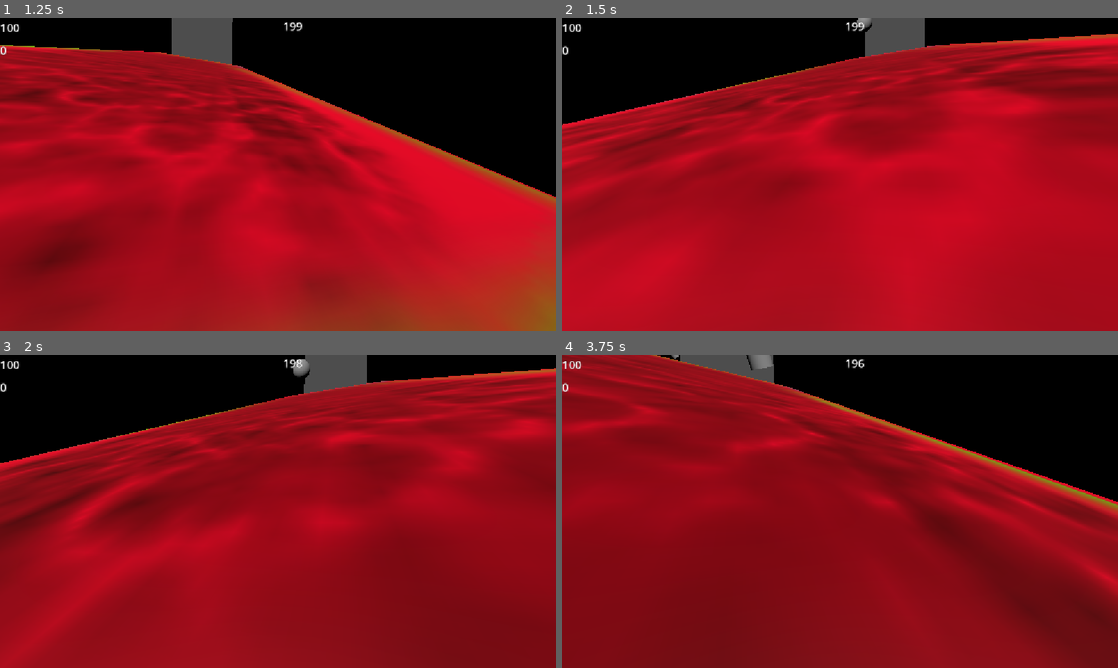
Above: before the commit, frames 1-4 (two rows, left to right).
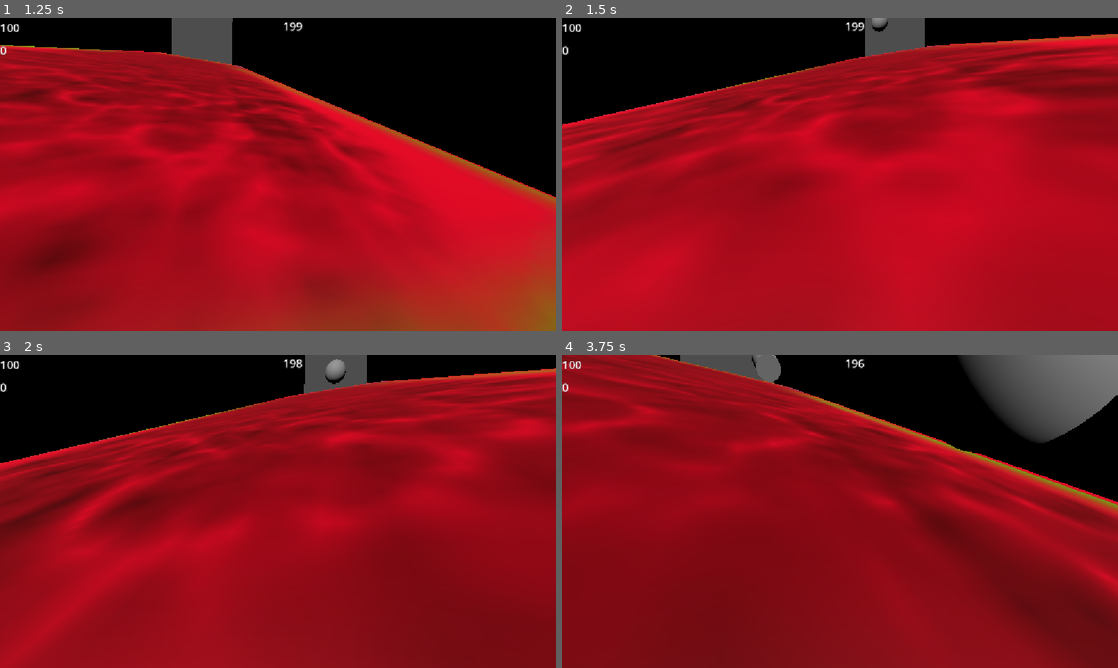
Above: after the commit, the same moments.

Repository: joeclarke9951/running-up-that-hill
Game: Godot game, scene res://Scenes/gameplay_scene.tscn
The game is run twice, just before and just after one commit, with the same random seed, the same clock (stepped at 60 frames per second) and the same inputs.
Inputs (mouse positions are in pixels of both pictures, inside the frame that each line leads up to):
- Up to frame 1 (1.25 s): tap Enter at 0.5 s; move the mouse to (305, 174) at 0.52 s; hold W (forward) from 0.53 s (still down); tap Shift (sprint) at 0.6 s; tap Space (jump) at 0.77 s
- Up to frame 2 (1.5 s): keep holding W (forward); move the mouse to (812, 174) at 1.27 s; tap Shift (sprint) at 1.35 s
- Up to frame 3 (2 s): keep holding W (forward); tap Space (jump) at 1.52 s
- Up to frame 4 (3.75 s): keep holding W (forward); move the mouse to (851, 505) at 2.02 s; tap Shift (sprint) at 2.1, 2.85, 3.6 s; move the mouse to (834, 517) at 2.77 s; tap Space (jump) at 3.02 s; move the mouse to (878, 514) at 3.52 s

Frame 1 is identical in both runs. In frame 2, 0.1% of the frame differs, in the area x 53-59%, y 0-5%; in frame 3, 0.3%; in frame 4, 5.8%, in the area x 19-100%, y 0-32%.

Commit message:
trash is shot in slight directions not just straight down

Diff:
--- /dev/null
+++ b/Assets/Materials/trash_ball_physics_material.tres
@@ -0,0 +1,4 @@
+[gd_resource type="PhysicsMaterial" format=3 uid="uid://21cpwq25c51q"]
+
+[resource]
+bounce = 0.2
--- /dev/null
+++ b/Assets/Materials/trash_barrel_physics_material.tres
@@ -0,0 +1,4 @@
+[gd_resource type="PhysicsMaterial" format=3 uid="uid://beoyvs7ktdrn2"]
+
+[resource]
+bounce = 0.5
--- /dev/null
+++ b/Assets/Materials/trash_cube_physics_material.tres
@@ -0,0 +1,4 @@
+[gd_resource type="PhysicsMaterial" format=3 uid="uid://sf42j2wcbs6"]
+
+[resource]
+bounce = 0.5
--- a/Assets/Materials/trash_physics_material.tres
+++ /dev/null
@@ -1,4 +0,0 @@
-[gd_resource type="PhysicsMaterial" format=3 uid="uid://cyhwtedf5nmpb"]
-
-[resource]
-bounce = 0.5
--- /dev/null
+++ b/Assets/Materials/trash_pole_physics_material.tres
@@ -0,0 +1,4 @@
+[gd_resource type="PhysicsMaterial" format=3 uid="uid://bc3wqii4vt338"]
+
+[resource]
+bounce = 0.5
--- a/PackedScenes/basic-trash-ball.tscn
+++ b/PackedScenes/basic-trash-ball.tscn
@@ -1,6 +1,6 @@
 [gd_scene format=3 uid="uid://edgxusclakph"]
 
-[ext_resource type="PhysicsMaterial" uid="uid://cyhwtedf5nmpb" path="res://Assets/Materials/trash_physics_material.tres" id="1_q74y8"]
+[ext_resource type="PhysicsMaterial" uid="uid://21cpwq25c51q" path="res://Assets/Materials/trash_ball_physics_material.tres" id="1_q74y8"]
 
 [sub_resource type="SphereShape3D" id="SphereShape3D_0j6qb"]
 radius = 2.5
@@ -10,7 +10,7 @@
 height = 5.0
 
 [node name="BasicTrashBall" type="RigidBody3D" unique_id=1786963577]
-mass = 150.0
+mass = 125.0
 physics_material_override = ExtResource("1_q74y8")
 
 [node name="BasicTrashCollision" type="CollisionShape3D" parent="." unique_id=1070921279]
--- a/PackedScenes/basic-trash-barrel.tscn
+++ b/PackedScenes/basic-trash-barrel.tscn
@@ -1,6 +1,6 @@
 [gd_scene format=3 uid="uid://c5p0o4hqv0wq0"]
 
-[ext_resource type="PhysicsMaterial" uid="uid://cyhwtedf5nmpb" path="res://Assets/Materials/trash_physics_material.tres" id="1_c1bjq"]
+[ext_resource type="PhysicsMaterial" uid="uid://beoyvs7ktdrn2" path="res://Assets/Materials/trash_barrel_physics_material.tres" id="1_c1bjq"]
 
 [sub_resource type="CylinderShape3D" id="CylinderShape3D_c1bjq"]
 height = 5.0
--- a/PackedScenes/basic-trash-cube.tscn
+++ b/PackedScenes/basic-trash-cube.tscn
@@ -1,6 +1,6 @@
 [gd_scene format=3 uid="uid://c3lfu4qifr4ti"]
 
-[ext_resource type="PhysicsMaterial" uid="uid://cyhwtedf5nmpb" path="res://Assets/Materials/trash_physics_material.tres" id="1_c1bjq"]
+[ext_resource type="PhysicsMaterial" uid="uid://sf42j2wcbs6" path="res://Assets/Materials/trash_cube_physics_material.tres" id="1_ba0wr"]
 
 [sub_resource type="BoxShape3D" id="BoxShape3D_vek3k"]
 size = Vector3(5, 5, 5)
@@ -10,7 +10,7 @@
 
 [node name="BasicTrashCube" type="RigidBody3D" unique_id=1786963577]
 mass = 150.0
-physics_material_override = ExtResource("1_c1bjq")
+physics_material_override = ExtResource("1_ba0wr")
 
 [node name="BasicTrashCollision" type="CollisionShape3D" parent="." unique_id=1070921279]
 shape = SubResource("BoxShape3D_vek3k")
--- a/PackedScenes/basic-trash-pole.tscn
+++ b/PackedScenes/basic-trash-pole.tscn
@@ -1,6 +1,6 @@
 [gd_scene format=3 uid="uid://dpwc5t6x41xsl"]
 
-[ext_resource type="PhysicsMaterial" uid="uid://cyhwtedf5nmpb" path="res://Assets/Materials/trash_physics_material.tres" id="1_6kplo"]
+[ext_resource type="PhysicsMaterial" uid="uid://bc3wqii4vt338" path="res://Assets/Materials/trash_pole_physics_material.tres" id="1_6kplo"]
 
 [sub_resource type="CylinderShape3D" id="CylinderShape3D_q74y8"]
 height = 10.0
--- a/Scenes/trash_spawn.gd
+++ b/Scenes/trash_spawn.gd
@@ -22,8 +22,11 @@
 	t.position = Vector3(spawn_x, 10, spawn_z)
 	t.rotation = Vector3(randf(),randf(),randf())
 	add_child(t)
-	t.apply_impulse(Vector3(0,launch_speed,0))
+	var x_angle = randf_range(-0.75, 0.75)
+	var z_angle = randf_range(-0.2,0)
+	t.apply_impulse(Vector3(x_angle * launch_speed,launch_speed,z_angle * launch_speed))
 
 
 func _on_trash_timer_timeout() -> void:
 	spawn_trash(randi_range(0,3))
+	#spawn_trash(0)
